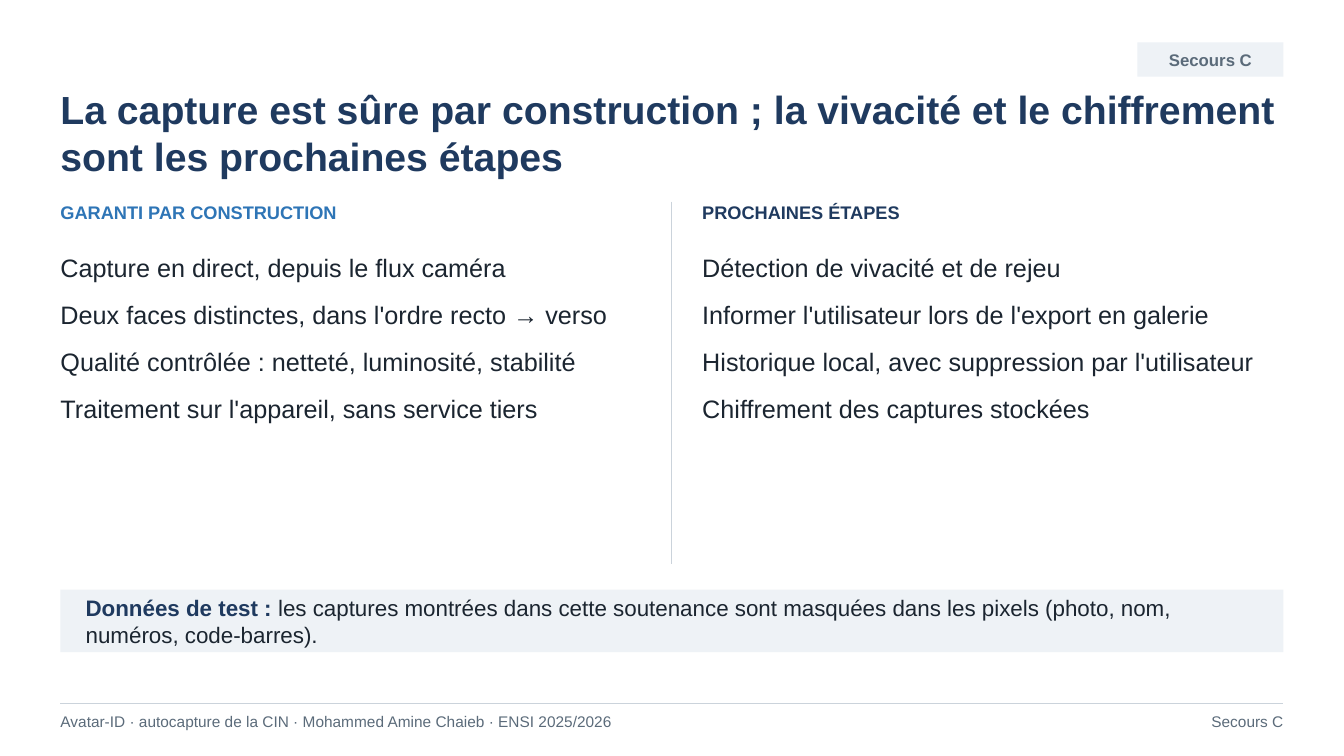
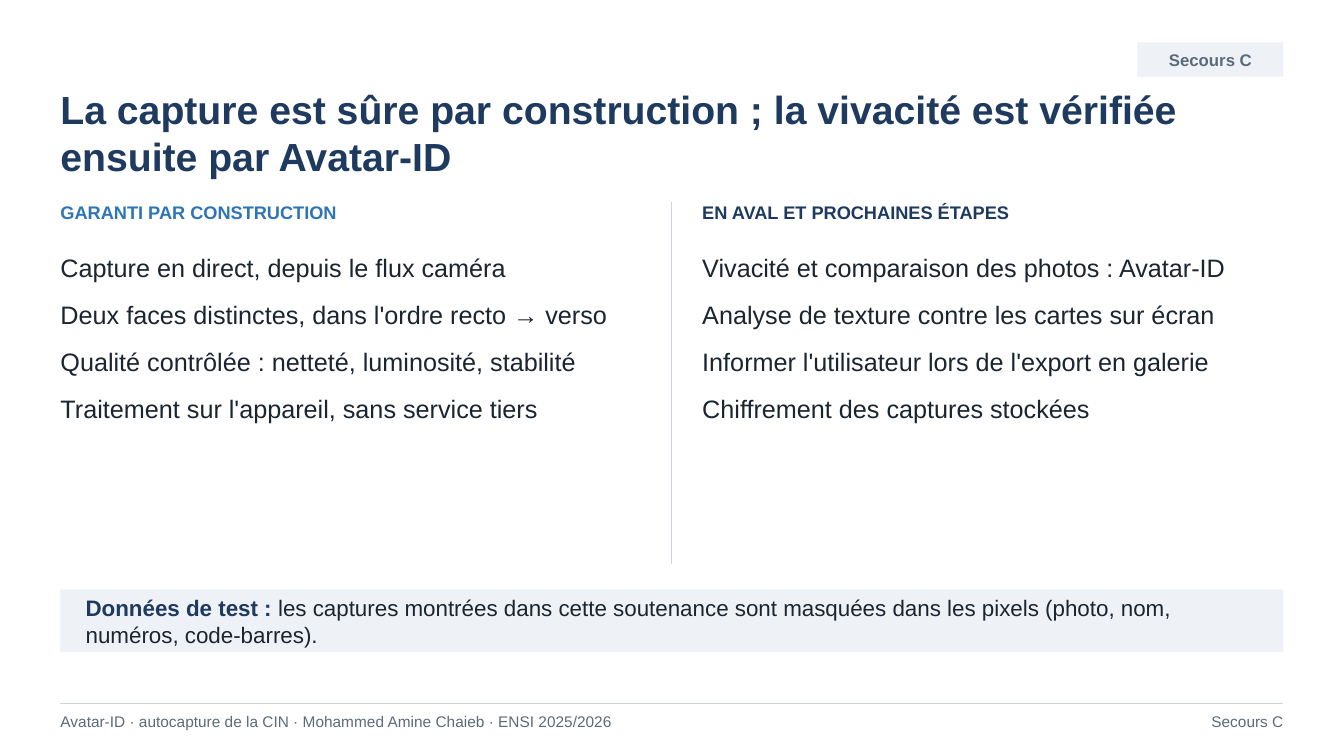
Before and after one commit to mohammedaminechaieb/detection_cin, a slide deck: slide 19 of Soutenance_Stage_ENSI_Final.pptx (slide 18 before the commit). Drawn at 1344x756 pixels with LibreOffice and Linux fonts; fonts in the diff are those of the drawing. Boxes give left, top, right and bottom in pixels: in the first picture for what was removed or moved away, otherwise in the second. Text is boxed around its words. In the diff, an @@ line names an element or a change of style, - is before the commit and + after.

```diff
--- a/Soutenance_Stage_ENSI_Final.pptx
+++ b/Soutenance_Stage_ENSI_Final.pptx
@@ text at <box>60,94,1176,179</box>: text changed @@
-La capture est sûre par construction ; la vivacité et le chiffrement sont les prochaines étapes
+La capture est sûre par construction ; la vivacité est vérifiée ensuite par Avatar-ID
@@ text at <box>702,205,1009,219</box>: text changed @@
-PROCHAINES ÉTAPES
+EN AVAL ET PROCHAINES ÉTAPES
@@ text at <box>702,258,1225,329</box>: text changed @@
-Détection de vivacité et de rejeu
+Vivacité et comparaison des photos : Avatar-ID
+Analyse de texture contre les cartes sur écran
@@ text at <box>702,352,1253,376</box>: paragraph removed @@
-Historique local, avec suppression par l'utilisateur
```
Also in this commit, not shown: 14 other slides changed, 1 slide added, 3 other files.
